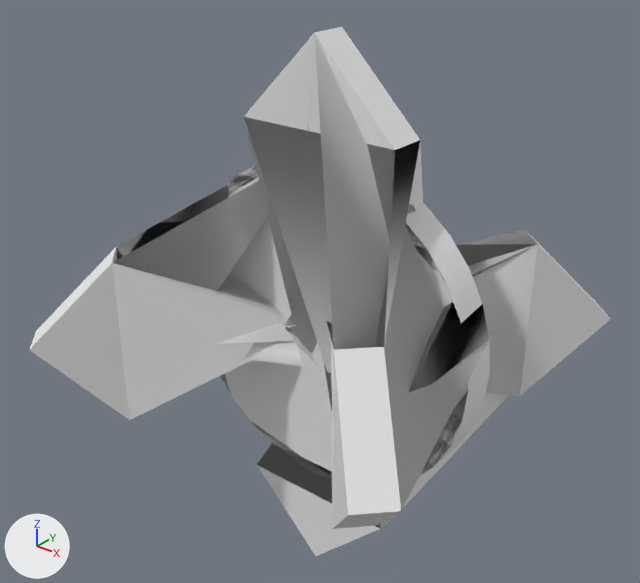
The OBJ model data/item/grow/grow.obj: old version first, new version second.
The view is the same before and after, from a 50 mm camera at (1.69, -2.152, 1.454) aimed at (-0.051, 0.024, 0.104). The lights are fixed; the arrows at lower left show +X, +Y and +Z. The first picture is the older version. Where no turn or scale is listed for an object, it has been applied to the vertices.

The first picture shows 'arrows', 'ball', 'ball.001', 'outward arrows'.
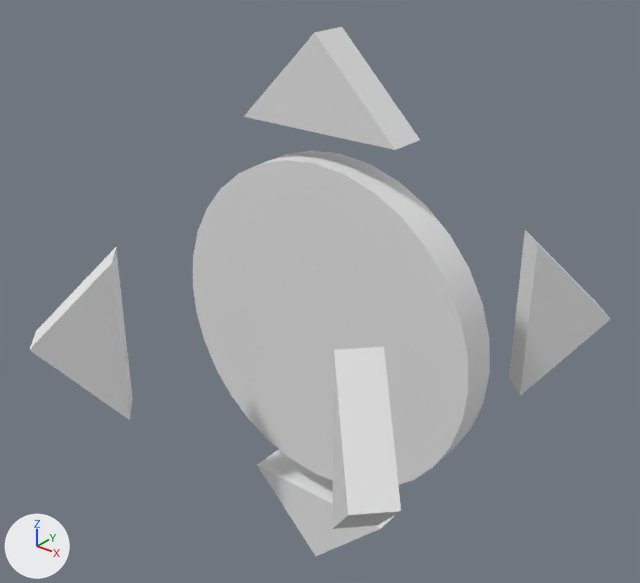
Pixel boxes [x1, y1, x2, y2] of what changed, in the pictures (640 x 583 px):
'ball.001', deleted
    before: [112, 33, 538, 529]
    faces in mat_mtrl_black (white #e7e7e7): [112, 33, 538, 529]
'outward arrows', deleted
    before: [220, 166, 468, 480]
'ball', unchanged, uncovered by the edit
    before: [221, 167, 490, 480]
    after: [193, 151, 490, 485]

Diff of the bpy script that builds the scene:
```diff
--- a/data/item/grow/grow.obj.py
+++ b/data/item/grow/grow.obj.py
@@ ob_ball_001 @@
-ob_ball_001 = bpy.data.objects.new('ball.001', me_ball_001)
-ob_ball_001.location = (0.0, 0.0, 0.0)
@@ ob_outward_arrows @@
-ob_outward_arrows = bpy.data.objects.new('outward arrows', me_outward_arrows)
-ob_outward_arrows.location = (0.0, 0.0, 0.0)
```
